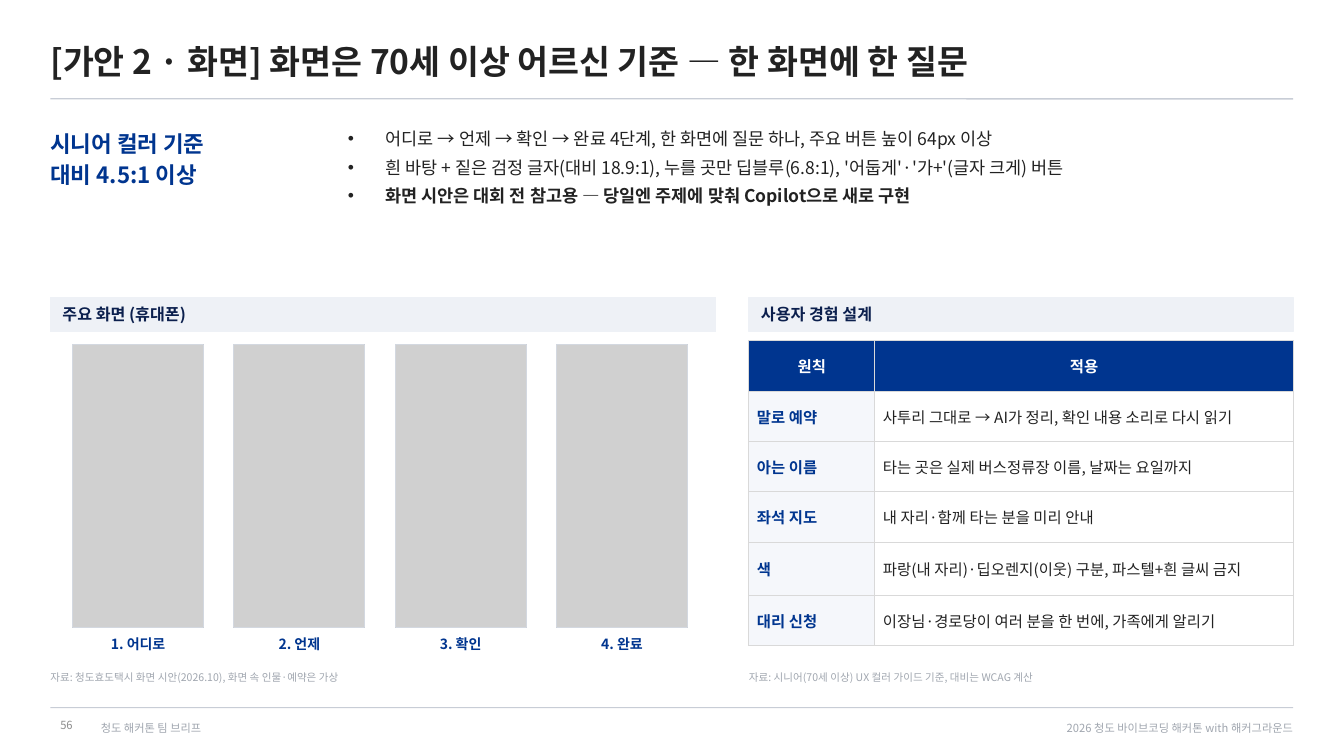
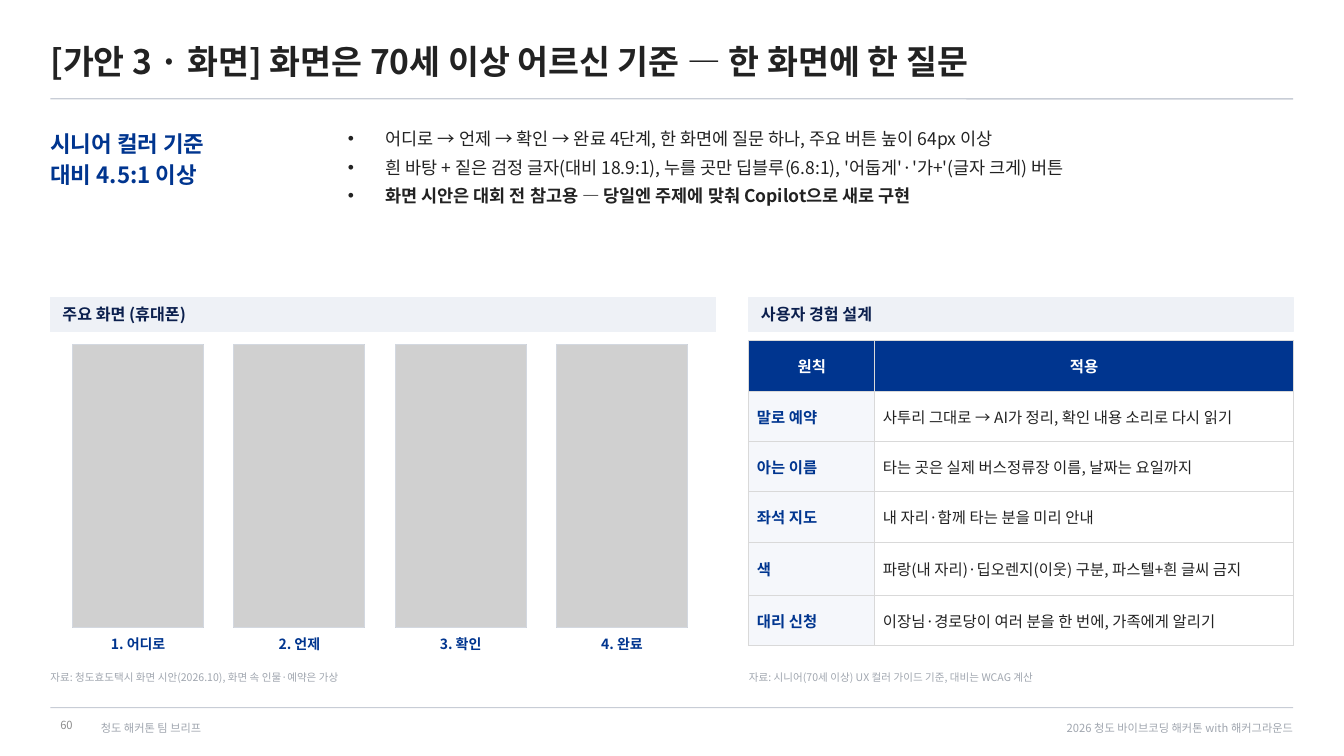
Before and after one commit to fordgril307-wq/Cheongdo_Hackathon, a slide deck: slide 60 of docs/team-brief/청도해커톤_팀브리프.pptx (slide 56 before the commit). Drawn at 1344x756 pixels with LibreOffice and Linux fonts; fonts in the diff are those of the drawing; grey boxes stand for pictures. Boxes give left, top, right and bottom in pixels: in the first picture for what was removed or moved away, otherwise in the second. Text is boxed around its words. In the diff, an @@ line names an element or a change of style, - is before the commit and + after.

```diff
--- a/docs/team-brief/청도해커톤_팀브리프.pptx
+++ b/docs/team-brief/청도해커톤_팀브리프.pptx
@@ title at (x1=50, y1=45, x2=968, y2=80): text changed @@
-[가안 2 · 화면] 화면은 70세 이상 어르신 기준 — 한 화면에 한 질문
+[가안 3 · 화면] 화면은 70세 이상 어르신 기준 — 한 화면에 한 질문
@@ page number at (x1=60, y1=721, x2=72, y2=729): text changed @@
-56
+60
```
Also in this commit, not shown: 20 other slides changed, 4 slides added, 3 other files.
